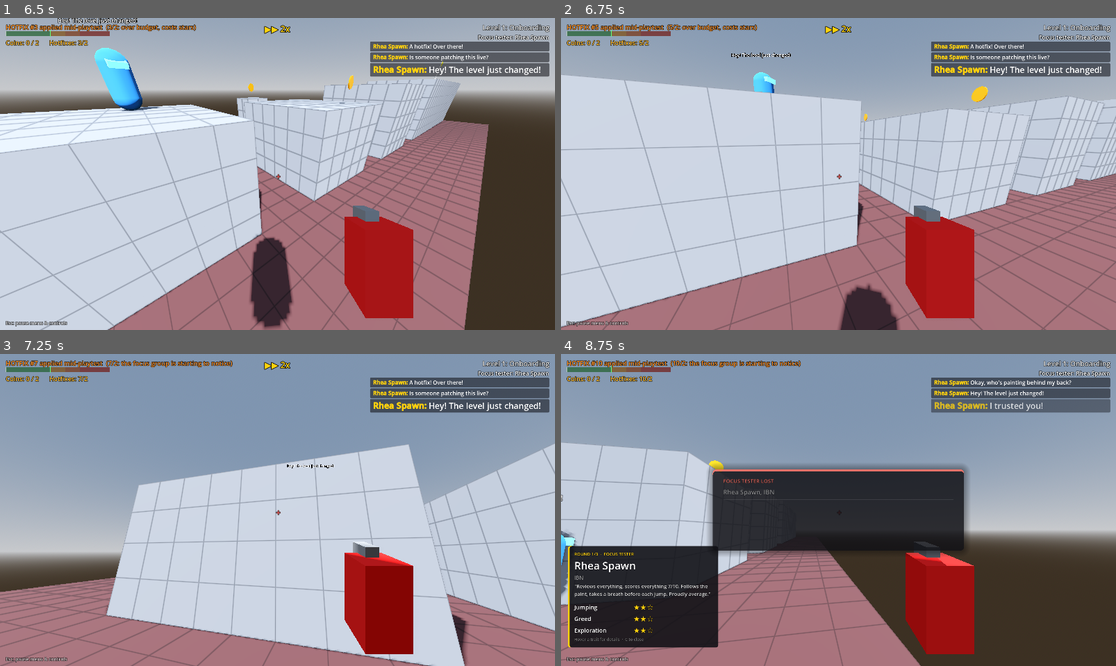
Above: before the commit, frames 1-4 (two rows, left to right).
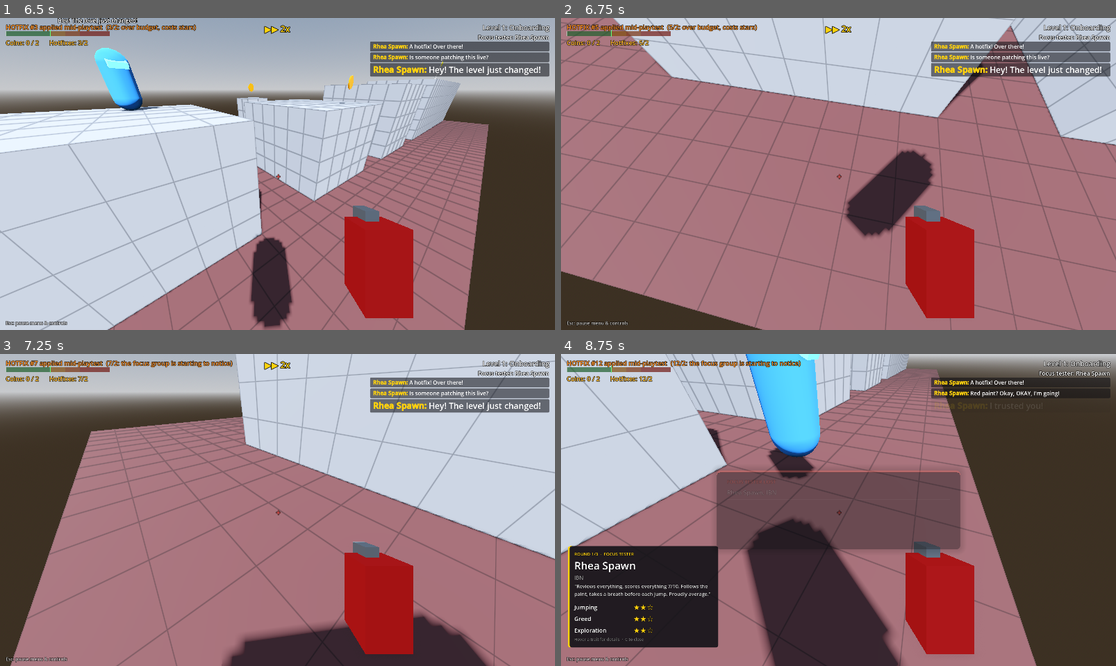
Above: after the commit, the same moments.

Repository: RSghr/yellow-paint
Game: Godot game, scene res://level_select.tscn
Two runs of this game, one before a commit and one after it. Both use one fixed random seed, a clock stepped at 60 frames per second and the inputs below.
Inputs (mouse positions are in pixels of both pictures, inside the frame that each line leads up to):
- Up to frame 1 (6.5 s): click "Start" at 0.5 s; click "Start" at 1.25 s; click (22, 42) at 2.02 s; click "Accept & grab the paint" at 2.75 s; click "Start session" at 3.5 s; tap Enter (start_test) at 4.25 s; move the mouse to (305, 174) at 4.27 s; hold Z (lock_mouse, bound only before the commit) 4.28-5.03 s; hold T (fast_forward) 4.28-5.78 s; click (305, 174) at 4.42 s; tap Space (jump) at 4.52, 5.27 s; tap F (toggle_fly) at 4.55, 5.1 s; move the mouse to (249, 174) at 5.02 s; click (249, 174) at 5.17 s; tap C (toggle_tester_card) at 5.3 s; move the mouse to (333, 105) at 5.77 s; hold D (move_right) from 5.78 s (still down); hold C (toggle_tester_card) from 5.78 s (still down); click (333, 105) at 5.92 s; tap Z (lock_mouse, bound only before the commit) at 6.05 s
- Up to frame 2 (6.75 s): release D (move_right) at 6.5 s; release C (toggle_tester_card) at 6.5 s; drag from (810, 236) to (672, 127) at 6.52 s
- Up to frame 3 (7.25 s): no input
- Up to frame 4 (8.75 s): tap Enter (start_test) at 7.25 s; move the mouse to (877, 513) at 7.27 s; hold T (fast_forward) 7.28-8 s; hold Z (lock_mouse, bound only before the commit) 7.28-8 s; click (877, 513) at 7.42 s; tap Space (jump) at 7.52 s; tap C (toggle_tester_card) at 7.55 s; drag from (672, 463) to (755, 432) at 8.02 s

Frame 1 is identical in both runs. In frame 2, 74% of the frame differs, in the area x 0-100%, y 0-100%; in frame 3, 82%; in frame 4, 69%.

Commit message:
Remove the free/capture mouse key: C frees the cursor now
Co-Authored-By: Claude Opus 5.5 <noreply@anthropic.com>
Claude-Session: https://claude.ai/code/session_01W5jG8cMnz72ugdxaP4H6QQ

Diff:
--- a/character.gd
+++ b/character.gd
@@ -52,9 +52,7 @@
 func _unhandled_input(event: InputEvent) -> void:
 	if not active:
 		return
-	if event.is_action_pressed("lock_mouse"):
-		_set_mouse_locked(not locked_mouse)
-	elif event.is_action_pressed("toggle_fly"):
+	if event.is_action_pressed("toggle_fly"):
 		flying = not flying
 		velocity.y = 0.0
 	elif not locked_mouse and event is InputEventMouseButton and event.pressed:
--- a/project.godot
+++ b/project.godot
@@ -33,11 +33,6 @@
 
 [input]
 
-lock_mouse={
-"deadzone": 0.2,
-"events": [Object(InputEventKey,"resource_local_to_scene":false,"resource_name":"","device":-1,"window_id":0,"alt_pressed":false,"shift_pressed":false,"ctrl_pressed":false,"meta_pressed":false,"pressed":false,"keycode":0,"physical_keycode":90,"key_label":0,"unicode":119,"location":0,"echo":false,"script":null)
-]
-}
 move_forward={
 "deadzone": 0.2,
 "events": [Object(InputEventKey,"resource_local_to_scene":false,"resource_name":"","device":-1,"window_id":0,"alt_press …(192 unchanged characters)…
--- a/settings_menu.gd
+++ b/settings_menu.gd
@@ -25,12 +25,11 @@
 	["reset_runner", "Hold: reset the level / retry this tester"],
 	["fast_forward", "Fast-forward the playtest (1x / 2x / 4x)"],
 	["toggle_spectator", "Spectator camera (follow the playtester)"],
-	["toggle_tester_card", "Show / hide the focus tester card"],
+	["toggle_tester_card", "Focus tester card (frees the mouse to read the traits)"],
 	["toggle_ai_debug", "Show what the AI knows + its jump reach"],
 	["next_level", "Next tester (after a round)"],
 	["back_to_menu", "Level select"],
 	["pause", "Pause menu"],
-	["lock_mouse", "Free / capture the mouse"],
 ]
 
 
